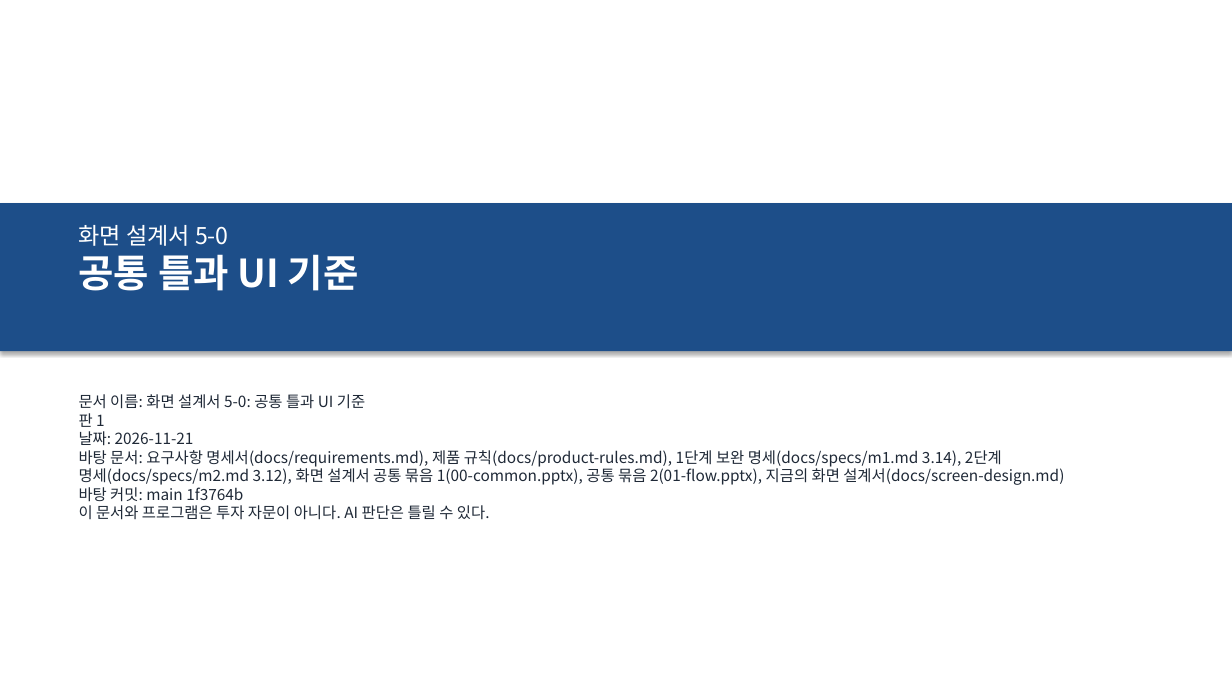
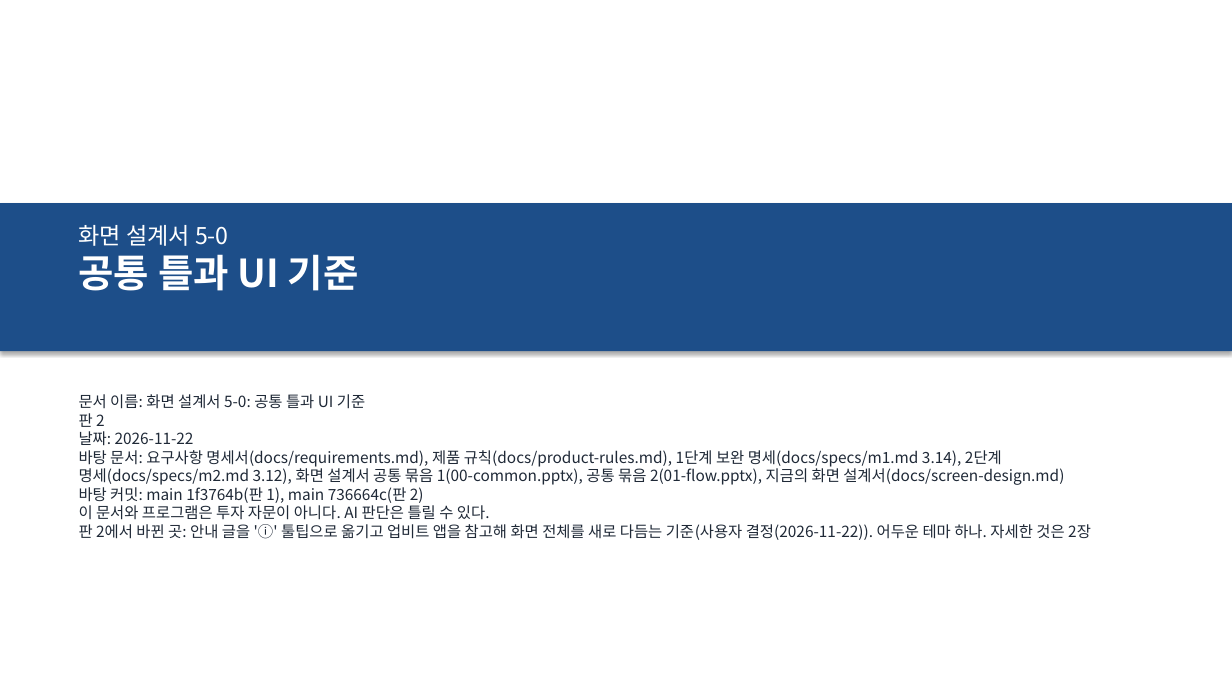
Before and after one commit to khy920723/coin-report-trader, a slide deck: slide 1 of docs/screen-design/02-ui-common.pptx. Drawn at 1232x693 pixels with LibreOffice and Linux fonts; fonts in the diff are those of the drawing. Boxes give left, top, right and bottom in pixels: in the first picture for what was removed or moved away, otherwise in the second. Text is boxed around its words. In the diff, an @@ line names an element or a change of style, - is before the commit and + after.

```diff
--- a/docs/screen-design/02-ui-common.pptx
+++ b/docs/screen-design/02-ui-common.pptx
@@ text at box(79, 413, 194, 446): text changed @@
-판 1
-날짜: 2026-11-21
+판 2
+날짜: 2026-11-22
@@ text at box(79, 487, 424, 503): text changed @@
-바탕 커밋: main 1f3764b
+바탕 커밋: main 1f3764b(판 1), main 736664c(판 2)
@@ text at box(79, 524, 1091, 540): paragraph added @@
+판 2에서 바뀐 곳: 안내 글을 'ⓘ' 툴팁으로 옮기고 업비트 앱을 참고해 화면 전체를 새로 다듬는 기준(사용자 결정(2026-11-22)). 어두운 테마 하나. 자세한 것은 2장
```
Also in this commit, not shown: 18 other slides changed, 7 slides added, 5 other files.
